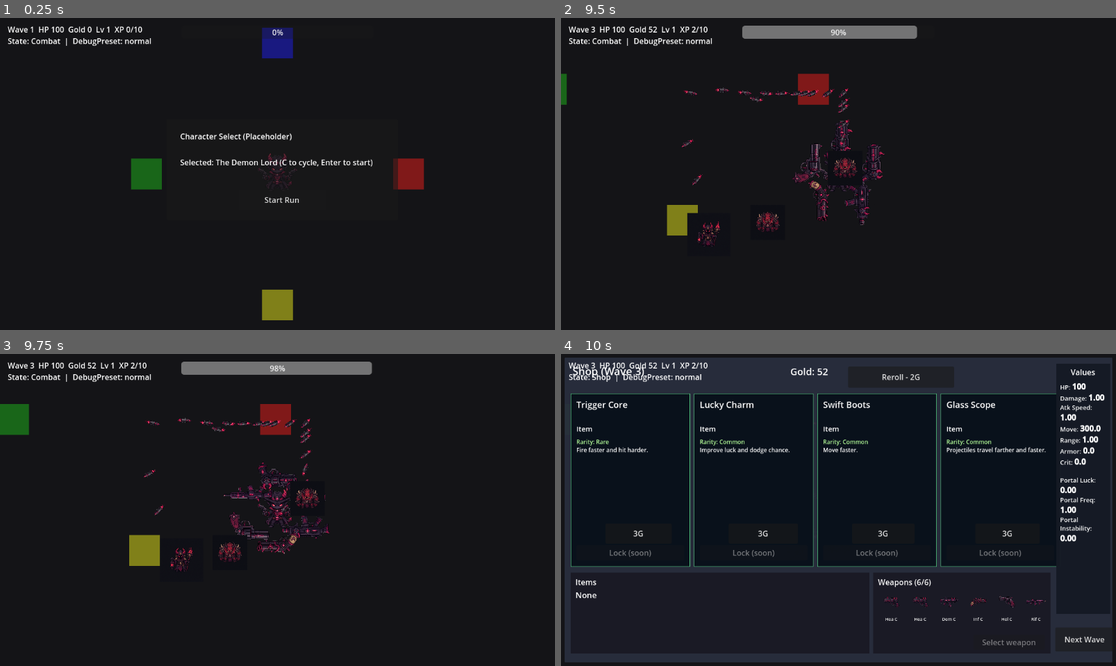
Above: before the commit, frames 1-4 (two rows, left to right).
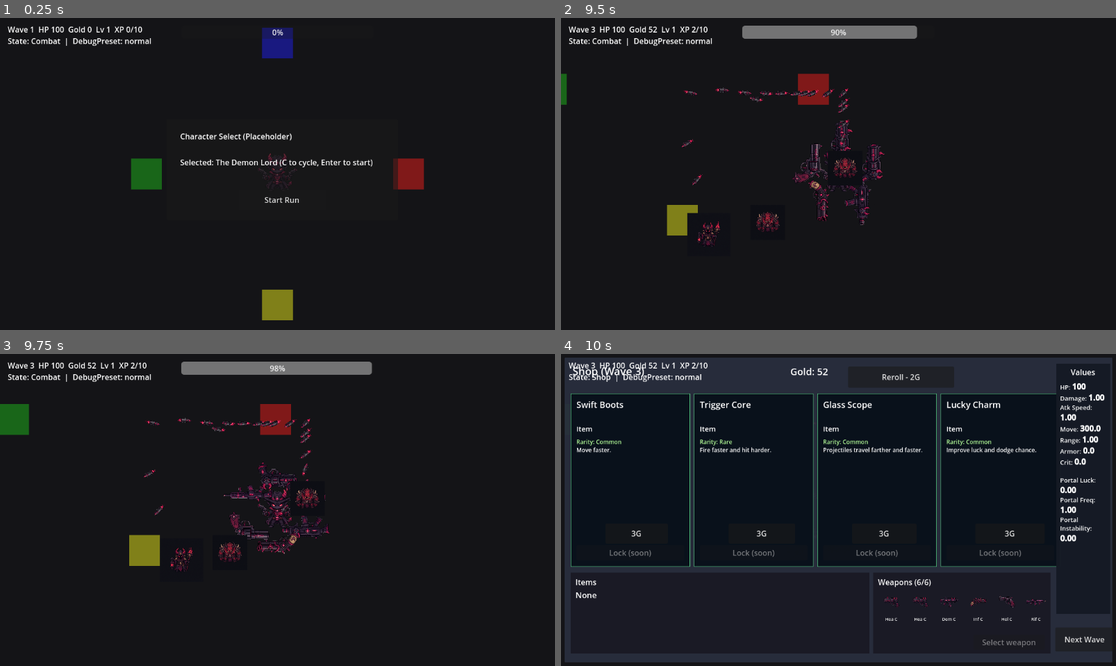
Above: after the commit, the same moments.

Repository: KevinRabbe/bullet-hell-roughe-lite
Game: Godot game, scene res://scenes/Main.tscn
The game is run twice, just before and just after one commit, with the same random seed, the same clock (stepped at 60 frames per second) and the same inputs. This scene is started directly instead of the project's main scene.
Inputs (mouse positions are in pixels of both pictures, inside the frame that each line leads up to):
- Up to frame 1 (0.25 s): no input
- Up to frame 2 (9.5 s): click "Start Run" at 0.5 s; tap Enter at 1.25, 3.6 s; move the mouse to (960, 158) at 1.27 s; hold D (move_right) 1.28-2.03 s; hold C (cycle_character) 1.28-2.03 s; click (960, 158) at 1.42 s; tap Space at 1.52, 2.27, 3.77, 4.52, 5.27, 6.77, 7.52, 8.27 s; move the mouse to (727, 189) at 2.02 s; hold S (move_down) 2.03-2.78 s; tap E (interact) at 2.1 s; move the mouse to (894, 105) at 2.77 s; hold D (move_right) 2.78-3.53 s; tap B at 2.85 s; move the mouse to (810, 236) at 3.52 s; hold W (move_up) 3.53-4.28 s; click (810, 236) at 3.67 s; move the mouse to (1005, 220) at 4.27 s; hold A (move_left) 4.28-5.78 s; tap R at 4.35 s; move the mouse to (672, 127) at 5.02 s; tap P at 5.1 s; move the mouse to (866, 174) at 5.77 s; hold S (move_down) 5.78-6.53 s; tap Q at 5.85 s; click (866, 174) at 5.92 s; move the mouse to (755, 96) at 6.52 s; hold D (move_right) 6.53-7.28 s; tap 1 at 6.6 s; move the mouse to (960, 158) at 7.27 s; hold W (move_up) 7.28-8.03 s; tap 2 at 7.35 s; move the mouse to (727, 189) at 8.02 s; hold D (move_right) 8.03-8.78 s; tap 3 at 8.1 s; click (727, 189) at 8.17 s; move the mouse to (894, 105) at 8.77 s; hold S (move_down) from 8.78 s (still down); tap 4 at 8.85 s
- Up to frame 3 (9.75 s): move the mouse to (249, 572) at 9.52 s; release S (move_down) at 9.53 s; hold A (move_left) from 9.53 s (still down); tap 5 at 9.6 s
- Up to frame 4 (10 s): keep holding A (move_left); tap Space at 9.77 s

Frames 1-3 are identical in both runs. In frame 4, 1.4% of the frame differs, in the area x 2-88%, y 15-59%.

Commit message:
Remove hardcoded resource path maps

Diff:
--- a/scripts/autoload/data_registry.gd
+++ b/scripts/autoload/data_registry.gd
@@ -1,12 +1,7 @@
 extends Node
 
 const ItemDatabase = preload("res://scripts/items/item_database.gd")
-const ENEMY_RESOURCE_PATHS: Array[String] = [
-	"res://data/enemies/imp_runner.tres",
-	"res://data/enemies/husk_brute.tres",
-	"res://data/enemies/spit_fiend.tres",
-	"res://data/enemies/skeleton_rifleman.tres",
-]
+const ENEMY_RESOURCE_DIR: String = "res://data/enemies"
 const WEAPON_RESOURCE_DIR: String = "res://data/weapons"
 const ITEM_RESOURCE_DIR: String = "res://data/items"
 
@@ -38,14 +33,7 @@
 	_validate_registry_entries()
 
 func _load_enemy_resources() -> Array:
-	var loaded: Array = []
-	for resource_path in ENEMY_RESOURCE_PATHS:
-		if not ResourceLoader.exists(resource_path):
-			continue
-		var enemy_resource := load(resource_path)
-		if enemy_resource != null:
-			loaded.append(enemy_resource)
-	return loaded
+	return _load_resource_directory(ENEMY_RESOURCE_DIR)
 
 func _load_character_json_data(directory_path: String) -> void:
 	var directory := DirAccess.open(directory_path)
@@ -89,17 +77,21 @@
 	var directory := DirAccess.open(directory_path)
 	if directory == null:
 		return loaded
+	var file_names: Array[String] = []
 	directory.list_dir_begin()
 	var file_name := directory.get_next()
 	while file_name != "":
 		if not directory.current_is_dir() and file_name.ends_with(".tres"):
-			var full_path := "%s/%s" % [directory_path, file_name]
-			if ResourceLoader.exists(full_path):
-				var resource := load(full_path)
-				if resource != null:
-					loaded.append(resource)
+			file_names.append(file_name)
 		file_name = directory.get_next()
 	directory.list_dir_end()
+	file_names.sort()
+	for sorted_file_name in file_names:
+		var full_path := "%s/%s" % [directory_path, sorted_file_name]
+		if ResourceLoader.exists(full_path):
+			var resource := load(full_path)
+			if resource != null:
+				loaded.append(resource)
 	return loaded
 
 func _validate_registry_entries() -> void:
--- a/scripts/items/item_database.gd
+++ b/scripts/items/item_database.gd
@@ -1,16 +1,10 @@
 extends RefCounted
 
-const ITEM_RESOURCE_PATHS: Array[String] = [
-	"res://data/items/swift_boots.tres",
-	"res://data/items/glass_scope.tres",
-	"res://data/items/steel_heart.tres",
-	"res://data/items/trigger_core.tres",
-	"res://data/items/lucky_charm.tres",
-]
+const ITEM_RESOURCE_DIR: String = "res://data/items"
 
 static func get_prototype_items() -> Array[ItemData]:
 	var items: Array[ItemData] = []
-	for resource_path in ITEM_RESOURCE_PATHS:
+	for resource_path in _list_item_resource_paths():
 		if not ResourceLoader.exists(resource_path):
 			continue
 		var item_resource := load(resource_path)
@@ -41,3 +35,21 @@
 	if pool.is_empty():
 		return get_random_item(rng)
 	return pool[rng.randi_range(0, pool.size() - 1)]
+
+static func _list_item_resource_paths() -> Array[String]:
+	var paths: Array[String] = []
+	var directory := DirAccess.open(ITEM_RESOURCE_DIR)
+	if directory == null:
+		return paths
+	var file_names: Array[String] = []
+	directory.list_dir_begin()
+	var file_name := directory.get_next()
+	while file_name != "":
+		if not directory.current_is_dir() and file_name.ends_with(".tres"):
+			file_names.append(file_name)
+		file_name = directory.get_next()
+	directory.list_dir_end()
+	file_names.sort()
+	for sorted_file_name in file_names:
+		paths.append("%s/%s" % [ITEM_RESOURCE_DIR, sorted_file_name])
+	return paths
--- a/scripts/player/player.gd
+++ b/scripts/player/player.gd
@@ -16,6 +16,7 @@
 var owned_items: Array[ItemData] = []
 var is_dead: bool = false
 var active_character_id: String = "gunslinger"
+var _logged_resource_warnings: Dictionary = {}
 @onready var auto_weapon: Node = get_node_or_null("AutoWeapon")
 @onready var weapon_loadout: Node = get_node_or_null("WeaponLoadout")
 @onready var player_build: Node = get_node_or_null("PlayerBuild")
@@ -28,15 +29,6 @@
 	"gunslinger_assault_rifle",
 	"gunslinger_sniper_rifle"
 ]
-
-const GUNSLINGER_WEAPON_RESOURCES: Dictionary = {
-	"heavy_pistol": "res://data/weapons/heavy_pistol.tres",
-	"gunslinger_smg": "res://data/weapons/gunslinger_smg.tres",
-	"gunslinger_shotgun": "res://data/weapons/gunslinger_shotgun.tres",
-	"gunslinger_revolver": "res://data/weapons/gunslinger_revolver.tres",
-	"gunslinger_assault_rifle": "res://data/weapons/gunslinger_assault_rifle.tres",
-	"gunslinger_sniper_rifle": "res://data/weapons/gunslinger_sniper_rifle.tres"
-}
 
 func _ready() -> void:
 	add_to_group("players")
@@ -292,11 +284,9 @@
 	var combined := bool(grant_result.get("combined", false))
 	var granted_rarity := str(grant_result.get("rarity", "common"))
 
-	var weapon_path := str(GUNSLINGER_WEAPON_RESOURCES.get(weapon_id, ""))
-	if weapon_path != "":
-		var weapon_resource := load(weapon_path)
-		if auto_weapon != null and auto_weapon.has_method("set_weapon_data"):
-			auto_weapon.call("set_weapon_data", weapon_resource)
+	var weapon_resource := _load_weapon_resource(weapon_id)
+	if weapon_resource != null and auto_weapon != null and auto_weapon.has_method("set_weapon_data"):
+		auto_weapon.call("set_weapon_data", weapon_resource)
 
 	if combined:
 		print("Weapon combined: %s -> %s" % [weapon_id, granted_rarity])
@@ -307,6 +297,23 @@
 # TODO: remove after all callers use grant_weapon directly.
 func _debug_add_gunslinger_weapon_by_id(weapon_id: String) -> void:
 	grant_weapon(weapon_id)
+
+func _load_weapon_resource(weapon_id: String) -> WeaponData:
+	var resource_path := "res://data/weapons/%s.tres" % weapon_id
+	if not ResourceLoader.exists(resource_path):
+		_log_resource_warning_once("missing_weapon:%s" % weapon_id, "Missing weapon resource: %s" % resource_path)
+		return null
+	var resource := load(resource_path)
+	if resource is WeaponData:
+		return resource as WeaponData
+	_log_resource_warning_once("invalid_weapon:%s" % weapon_id, "Invalid weapon resource type: %s" % resource_path)
+	return null
+
+func _log_resource_warning_once(warning_key: String, message: String) -> void:
+	if _logged_resource_warnings.has(warning_key):
+		return
+	_logged_resource_warnings[warning_key] = true
+	push_warning(message)
 
 func _debug_add_stat_bonus(stat_id: String, value: float) -> void:
 	if not _has_stat_property(stat_id):
